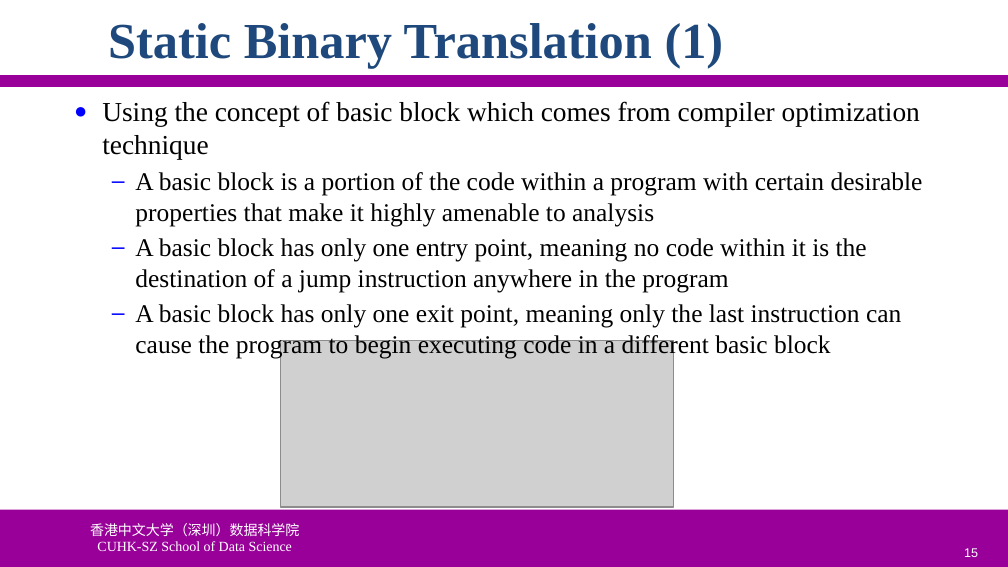
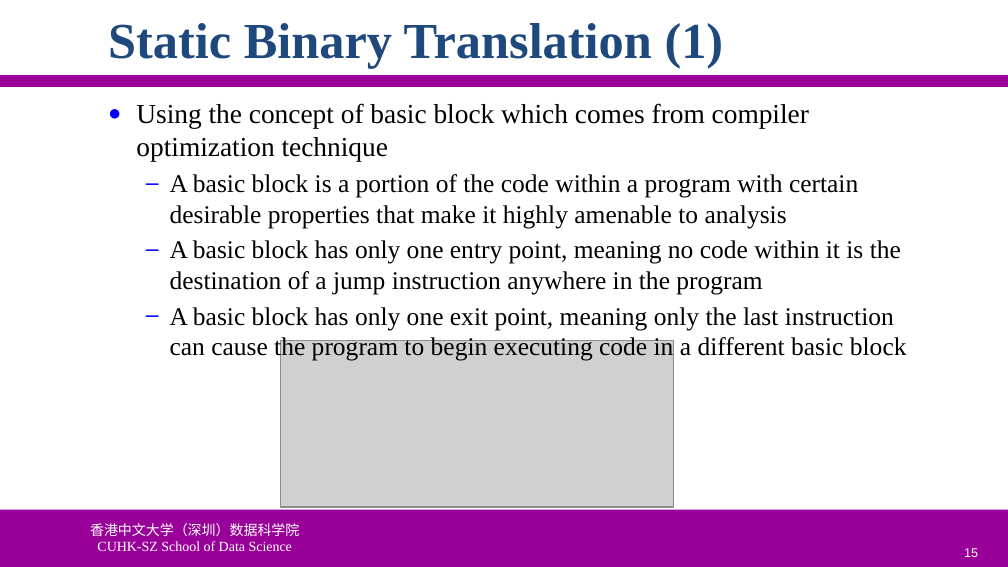
Before and after one commit to ychung1103/ychung1103.github.io, a slide deck: slide 15 of Slides/CSC6103/VT-02 System Virtualization.pptx. Drawn at 1008x567 pixels with LibreOffice and Linux fonts; fonts in the diff are those of the drawing; grey boxes stand for pictures; background and template pictures are left out. Boxes give left, top, right and bottom in pixels: in the first picture for what was removed or moved away, otherwise in the second. Text is boxed around its words. In the diff, an @@ line names an element or a change of style, - is before the commit and + after.

```diff
--- a/Slides/CSC6103/VT-02 System Virtualization.pptx
+++ b/Slides/CSC6103/VT-02 System Virtualization.pptx
@@ text "Using the concept of basic ..." rewrapped from bbox=[102, 101, 923, 359] to bbox=[136, 103, 907, 361] @@
```
Also in this commit, not shown: 14 other slides changed, 1 slide removed.
